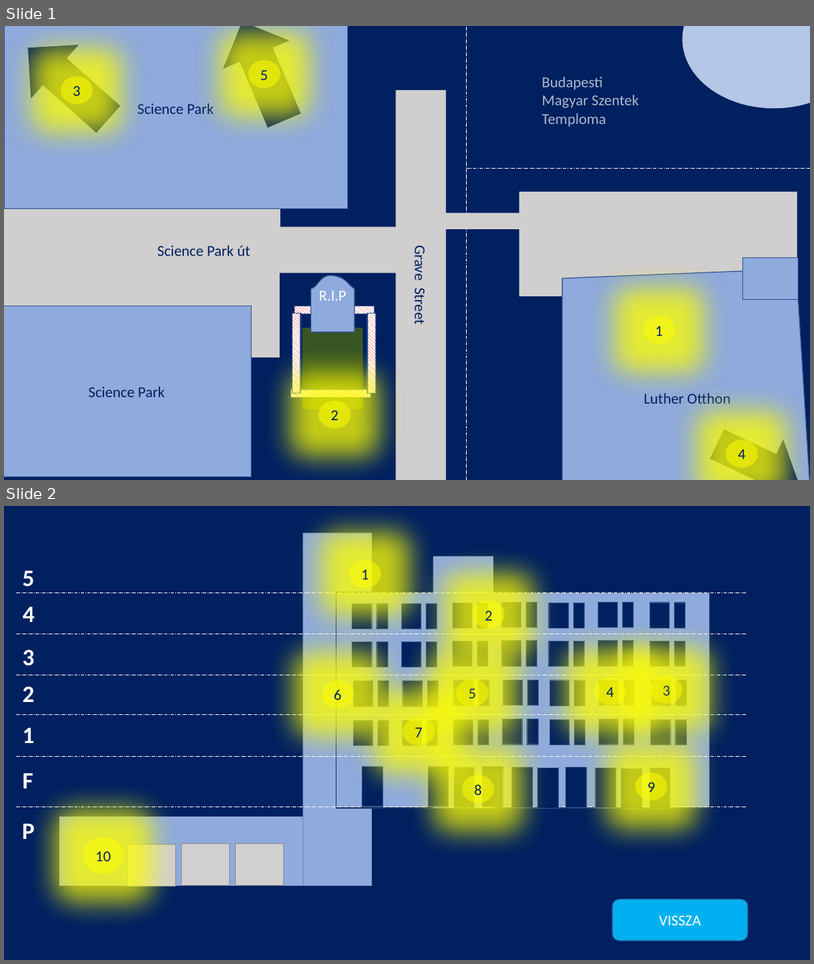
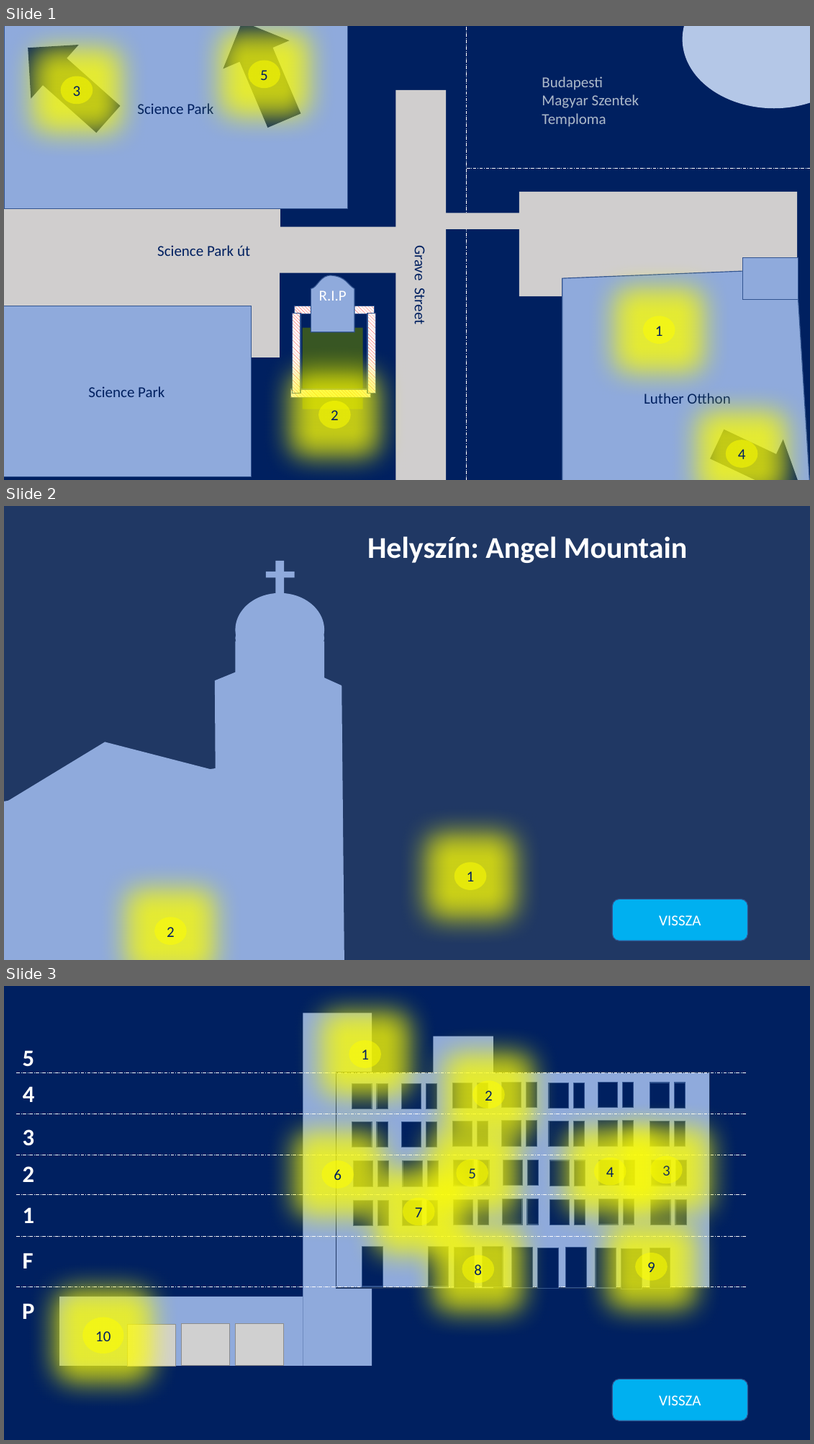
Before and after one commit to CitromLeny/503Wiki, a slide deck: whole story.pptx. Shown one above the other, each under a label of ours: slides 1 and 2 before the commit, slides 1, 2 and 3 after it. The pictures are 814x964 and 814x1444 pixels, drawn with LibreOffice and Linux fonts; fonts in the diff are those of the drawing; grey boxes stand for pictures. Boxes give left, top, right and bottom in pixels: in the first picture for what was removed or moved away, otherwise in the second. Text is boxed around its words. In the diff, an @@ line names an element or a change of style, - is before the commit and + after.

Commit message:
Angyalfold elkezdve

```diff
--- a/whole story.pptx
+++ b/whole story.pptx
@@ slide 2 added at [4, 506, 810, 960], background #203864 @@
@@ text added at [368, 536, 688, 563], 36 pt, text #FFFFFF, bold @@
+Helyszín: Angel Mountain
@@ group added at [4, 561, 345, 960]: 7 ellipses, 5 freeform shapes, 3 rectangles, 1 triangle @@
@@ ellipse added at [455, 862, 486, 890], fill #FFFF00 at 52% opacity, 18 pt, text #002060 @@
+1
@@ rounded rectangle added at [612, 898, 748, 940], fill #00B0F0, outline #325491 1 pt, 18 pt, text #FFFFFF @@
+VISSZA
@@ ellipse added at [154, 917, 187, 944], fill #FFFF00 at 52% opacity, 18 pt, text #002060 @@
+2
@@ what was slide 2 is now slide 3 @@
```
